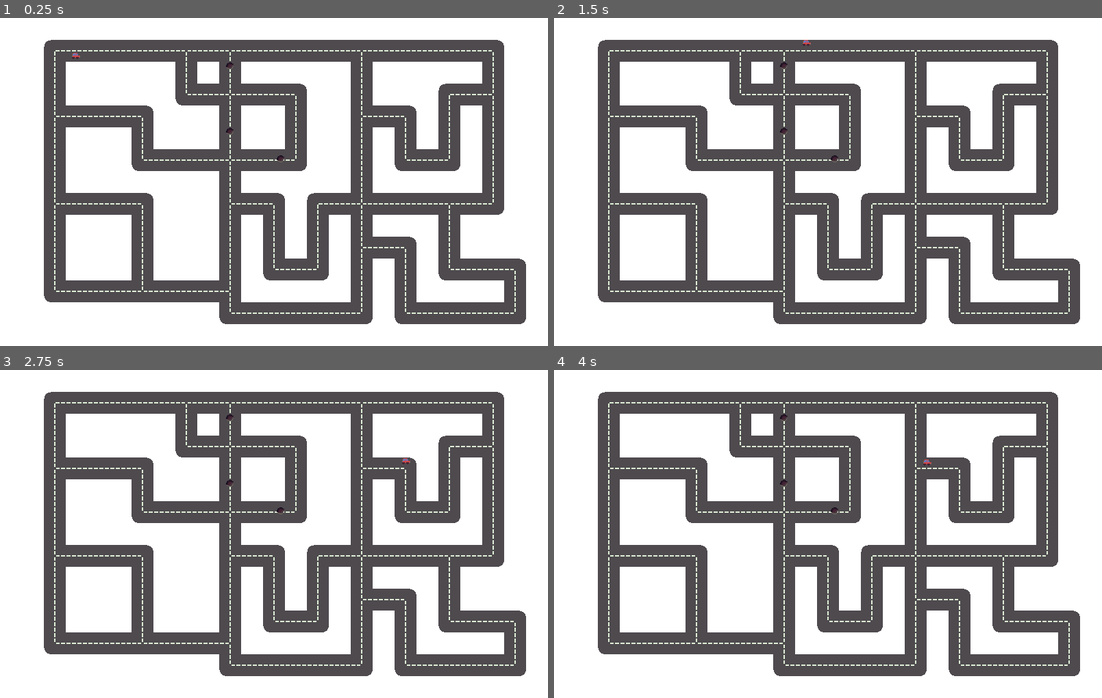
Above: before the commit, frames 1-4 (two rows, left to right).
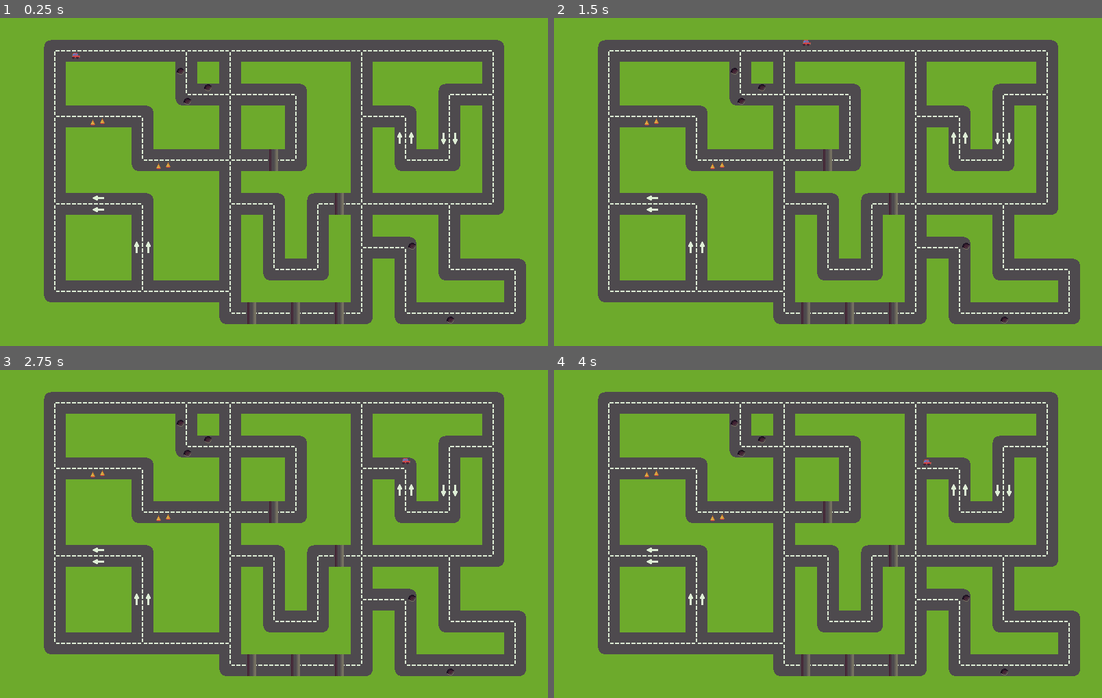
Above: after the commit, the same moments.

Repository: cobrajs/LD50
Game: Godot game, scene res://World.tscn
The game is run twice, just before and just after one commit, with the same random seed, the same clock (stepped at 60 frames per second) and the same inputs.
Inputs (mouse positions are in pixels of both pictures, inside the frame that each line leads up to):
- Up to frame 1 (0.25 s): no input
- Up to frame 2 (1.5 s): tap Enter at 0.5 s; move the mouse to (948, 165) at 0.52 s; click (948, 165) at 0.67 s; tap Space at 1.25 s; move the mouse to (718, 198) at 1.27 s; click (718, 198) at 1.42 s
- Up to frame 3 (2.75 s): tap Enter at 2 s; move the mouse to (328, 461) at 2.02 s; click (328, 461) at 2.17 s
- Up to frame 4 (4 s): tap Space at 2.75 s; move the mouse to (800, 599) at 2.77 s; click (800, 599) at 2.92 s; tap Enter at 3.5 s; move the mouse to (992, 583) at 3.52 s; click (992, 583) at 3.67 s

The runs differ from the first frame. In frame 1, 62% of the frame differs, in the area x 0-100%, y 0-100%; in frame 2, 62%; in frame 3, 62%; in frame 4, 62%.

Commit message:
Added README and started implementing hazards

Diff:
--- a/AStar_Path.gd
+++ b/AStar_Path.gd
@@ -17,9 +17,11 @@
 
 func _add_points():
 	for cell in used_cells:
-		var cell_type = get_cellv(cell)
-		print('Cell: ', cell_type, cell)
-		astar.add_point(id(cell), cell, 1.0)
+		astar.add_point(id(cell), cell, _get_cell_weight(cell))
+
+
+func _get_cell_weight(cell):
+	return 1.0
 
 
 func _connect_points():
--- a/Road.gd
+++ b/Road.gd
@@ -4,11 +4,16 @@
 # https://www.youtube.com/watch?v=dVNH6mIDksQ
 
 onready var car = $Car
+onready var hazards = $Hazards
 
 
 var car_moving = false
 var car_offset = Vector2(8, 0)
 var tile_center = Vector2(8, 8)
+
+
+func _get_point_weight(cell):
+	return 1
 
 
 func _input(event):
--- a/World.tscn
+++ b/World.tscn
@@ -31,12 +31,19 @@
 0/z_index = 0
 
 [sub_resource type="TileSet" id=2]
-0/name = "hazards.png 0"
+0/name = "pothole"
 0/texture = ExtResource( 2 )
 0/tex_offset = Vector2( 0, 0 )
 0/modulate = Color( 1, 1, 1, 1 )
-0/region = Rect2( 0, 0, 32, 32 )
-0/tile_mode = 0
+0/region = Rect2( 0, 0, 128, 32 )
+0/tile_mode = 2
+0/autotile/icon_coordinate = Vector2( 0, 0 )
+0/autotile/tile_size = Vector2( 32, 32 )
+0/autotile/spacing = 0
+0/autotile/occluder_map = [  ]
+0/autotile/navpoly_map = [  ]
+0/autotile/priority_map = [  ]
+0/autotile/z_index_map = [  ]
 0/occluder_offset = Vector2( 0, 0 )
 0/navigation_offset = Vector2( 0, 0 )
 0/shape_offset = Vector2( 0, 0 )
@@ -45,12 +52,19 @@
 0/shape_one_way_margin = 0.0
 0/shapes = [  ]
 0/z_index = 0
-1/name = "hazards.png 1"
+1/name = "speed_hump"
 1/texture = ExtResource( 2 )
 1/tex_offset = Vector2( 0, 0 )
 1/modulate = Color( 1, 1, 1, 1 )
-1/region = Rect2( 32, 0, 32, 32 )
-1/tile_mode = 0
+1/region = Rect2( 128, 0, 64, 32 )
+1/tile_mode = 2
+1/autotile/icon_coordinate = Vector2( 0, 0 )
+1/autotile/tile_size = Vector2( 32, 32 )
+1/autotile/spacing = 0
+1/autotile/occluder_map = [  ]
+1/autotile/navpoly_map = [  ]
+1/autotile/priority_map = [  ]
+1/autotile/z_index_map = [  ]
 1/occluder_offset = Vector2( 0, 0 )
 1/navigation_offset = Vector2( 0, 0 )
 1/shape_offset = Vector2( 0, 0 )
@@ -59,6 +73,48 @@
 1/shape_one_way_margin = 0.0
 1/shapes = [  ]
 1/z_index = 0
+2/name = "cones"
+2/texture = ExtResource( 2 )
+2/tex_offset = Vector2( 0, 0 )
+2/modulate = Color( 1, 1, 1, 1 )
+2/region = Rect2( 0, 32, 128, 32 )
+2/tile_mode = 2
+2/autotile/icon_coordinate = Vector2( 0, 0 )
+2/autotile/tile_size = Vector2( 32, 32 )
+2/autotile/spacing = 0
+2/autotile/occluder_map = [  ]
+2/autotile/navpoly_map = [  ]
+2/autotile/priority_map = [  ]
+2/autotile/z_index_map = [  ]
+2/occluder_offset = Vector2( 0, 0 )
+2/navigation_offset = Vector2( 0, 0 )
+2/shape_offset = Vector2( 0, 0 )
+2/shape_transform = Transform2D( 1, 0, 0, 1, 0, 0 )
+2/shape_one_way = false
+2/shape_one_way_margin = 0.0
+2/shapes = [  ]
+2/z_index = 0
+3/name = "one_way"
+3/texture = ExtResource( 2 )
+3/tex_offset = Vector2( 0, 0 )
+3/modulate = Color( 1, 1, 1, 1 )
+3/region = Rect2( 0, 64, 128, 32 )
+3/tile_mode = 2
+3/autotile/icon_coordinate = Vector2( 0, 0 )
+3/autotile/tile_size = Vector2( 32, 32 )
+3/autotile/spacing = 0
+3/autotile/occluder_map = [  ]
+3/autotile/navpoly_map = [  ]
+3/autotile/priority_map = [  ]
+3/autotile/z_index_map = [  ]
+3/occluder_offset = Vector2( 0, 0 )
+3/navigation_offset = Vector2( 0, 0 )
+3/shape_offset = Vector2( 0, 0 )
+3/shape_transform = Transform2D( 1, 0, 0, 1, 0, 0 )
+3/shape_one_way = false
+3/shape_one_way_margin = 0.0
+3/shapes = [  ]
+3/z_index = 0
 
 [node name="World" type="Control"]
 anchor_right = 1.0
@@ -67,6 +123,7 @@
 [node name="ColorRect" type="ColorRect" parent="."]
 anchor_right = 1.0
 anchor_bottom = 1.0
+color = Color( 0.427451, 0.666667, 0.172549, 1 )
 
 [node name="Road" type="TileMap" parent="."]
 tile_set = SubResource( 1 )
@@ -80,7 +137,7 @@
 tile_set = SubResource( 2 )
 cell_size = Vector2( 32, 32 )
 format = 1
-tile_data = PoolIntArray( 131082, 0, 0, 327690, 0, 0, 393228, 1, 0 )
+tile_data = PoolIntArray( 131080, 0, 3, 196616, 0, 2, 196617, 0, 0, 262148, 2, 2, 327698, 3, 3, 327700, 3, 1, 393223, 2, 2, 393228, 1, 1, 524292, 3, 2, 524303, 1, 1, 655366, 3, 3, 655378, 0, 1, 851979, 1, 1, 851981, 1, 1, 851983, 1, 1, 851988, 0, 2 )
 
 [node name="Car" type="Sprite" parent="Road"]
 position = Vector2( 110, 56 )
Not shown, added: README.md
